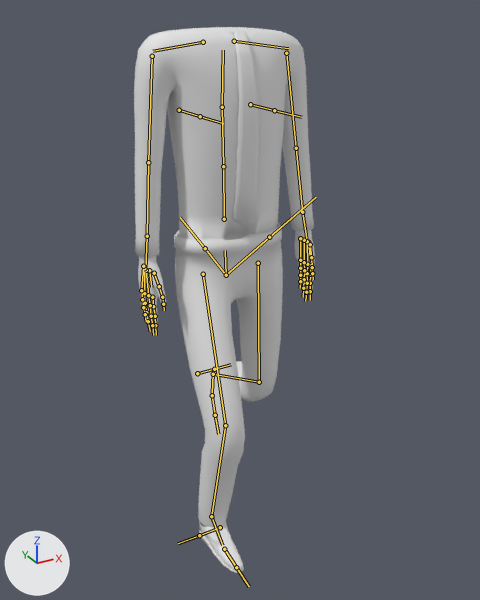
Renders of the FBX model Blender/FBX/Character.fbx from each side of a commit.
Both versions are drawn from a 50 mm camera at (-0.849, -1.58, 1.551) aimed at (0.061, 0.075, 0.724). Arrows for +X, +Y and +Z are at lower left; the lights stay in place. Both versions are drawn at frame 13 of the action 'metarig|Walking'; the numbers are the values there. The bones that bend it are drawn over the model as lines.

The first picture shows 'HandsLP'.
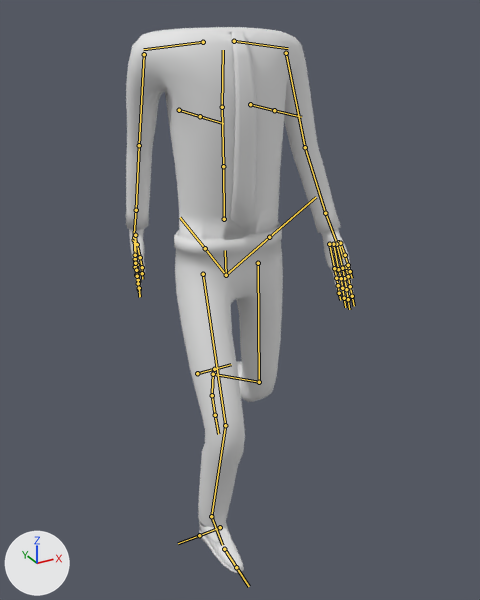
Boxes [x1, y1, x2, y2] around the edits, measured in the pictures (480 x 600 px):
'HandsLP', posed (26% wider): before [134, 27, 315, 573]; after [126, 27, 354, 573]
bone 'upper_arm.L', root to tip: before (286, 53) to (296, 148); after (286, 53) to (305, 147)
bone 'forearm.L', root to tip: before (296, 148) to (302, 212); after (305, 147) to (325, 213)
bone 'shoulder.R', root to tip: before (203, 42) to (153, 51); after (203, 42) to (143, 49)
bone 'upper_arm.R', root to tip: before (152, 56) to (148, 162); after (144, 54) to (139, 145)
bone 'forearm.R', root to tip: before (148, 162) to (147, 236); after (139, 145) to (136, 210)

The change in detail:
Bone 'shoulder.L' (bone_shoulder_l) turns from (-3, -1, 0) to (-3, -1, 2) degrees about its own x, y and z.
Bone 'upper_arm.L' (bone_upper_arm_l) turns from (-2, -1, -17) to (8, -2, -18) degrees about its own x, y and z.
Bone 'forearm.L' (bone_forearm_l) turns from (0, 0, 0) to (10, -1, 1) degrees about its own x, y and z.
Bone 'shoulder.R' (bone_shoulder_r) turns from (-2, 0, 0) to (-2, 2, -22) degrees about its own x, y and z.
Bone 'upper_arm.R' (bone_upper_arm_r) turns from (-3, 1, 20) to (-24, -2, 17) degrees about its own x, y and z.
Bone 'forearm.R' (bone_forearm_r) turns from (0, 0, 0) to (13, 1, -1) degrees about its own x, y and z.
